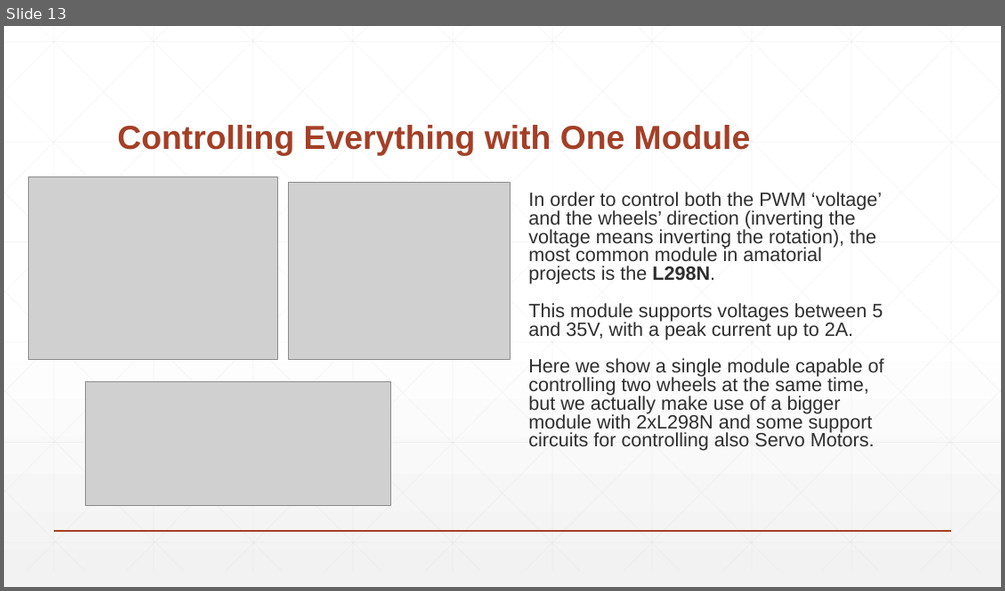
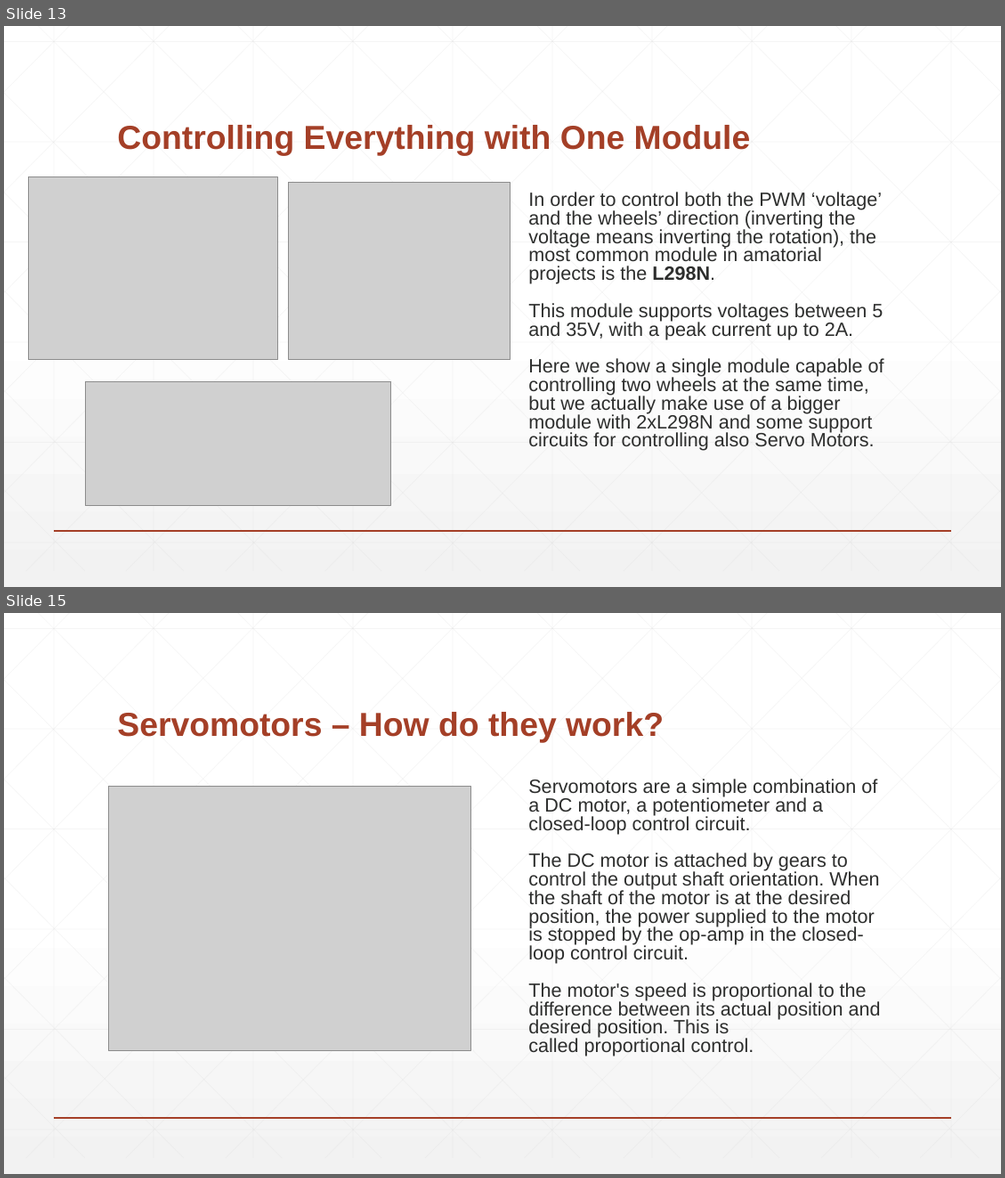
Before and after one commit to filippocastelli/uolli, a slide deck: Hardware_description.pptx. Shown one above the other, each under a label of ours: slide 13 before the commit, slides 13 and 15 after it; the slides between them are not shown. The pictures are 1005x591 and 1005x1178 pixels, drawn with LibreOffice and Linux fonts; fonts in the diff are those of the drawing; grey boxes stand for pictures. Boxes give left, top, right and bottom in pixels: in the first picture for what was removed or moved away, otherwise in the second. Text is boxed around its words. In the diff, an @@ line names an element or a change of style, - is before the commit and + after.

```diff
--- a/Hardware_description.pptx
+++ b/Hardware_description.pptx
@@ slide 15 added at <box>4,613,1001,1174</box>, background gradient #FFFFFF to #F2F2F2; not listed: 47 template elements that a slide beside it also shows @@
@@ title added at <box>117,712,663,743</box>, 32 pt, text #A43F27, bold @@
+Servomotors – How do they work?
@@ picture added at <box>109,787,471,1051</box> @@
@@ text added at <box>528,779,881,1056</box>, 18.5 pt, text #2D2E2D @@
+Servomotors are a simple combination of a DC motor, a potentiometer and a closed-loop control circuit.
+The DC motor is attached by gears to control the output shaft orientation. When the shaft of the motor is at the desired position, the power supplied to the motor is stopped by the op-amp in the closed-loop control circuit.
+The motor's speed is proportional to the difference between its actual position and desired position. This is called proportional control.
```
Also in this commit, not shown: 4 slides changed, 1 other slide added, 3 slides removed.
